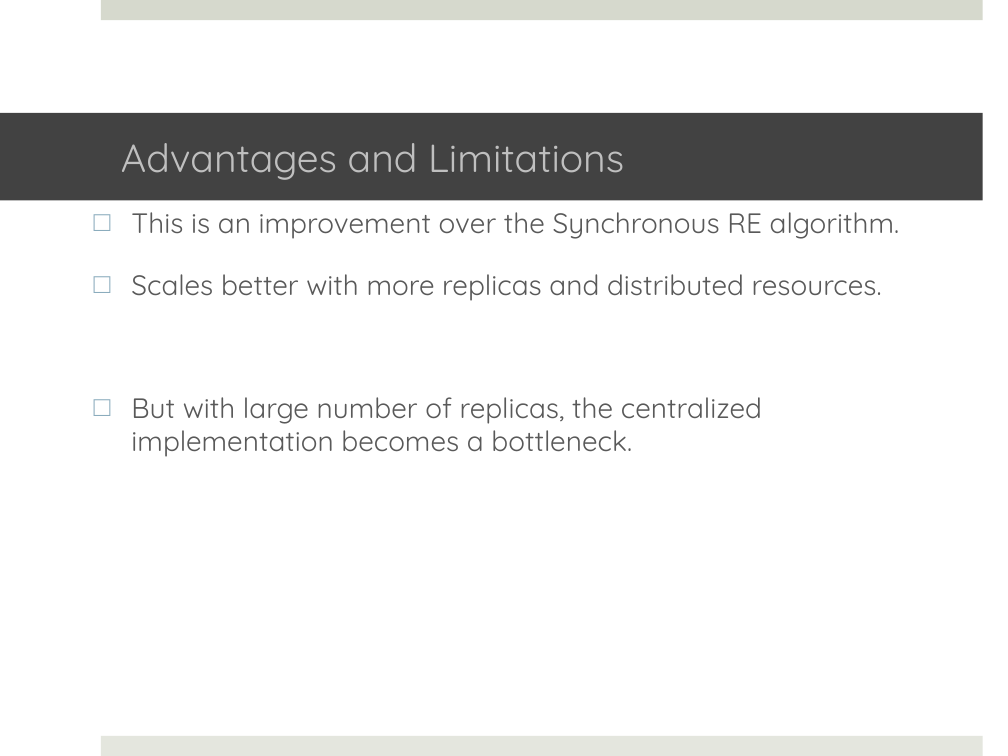
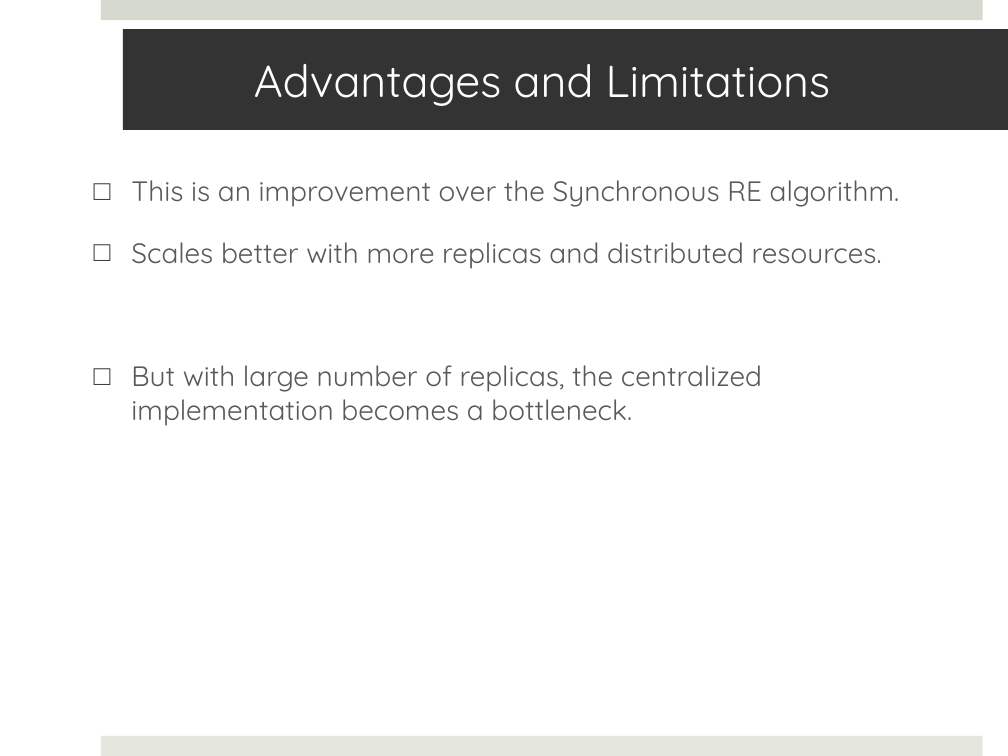
Before and after one commit to saga-project/saga-cpp-legacy-projects, a slide deck: slide 11 of papers/async-re/data/RE.pptx. Drawn at 1008x756 pixels with LibreOffice and Linux fonts; fonts in the diff are those of the drawing; background and template pictures are left out. Boxes give left, top, right and bottom in pixels: in the first picture for what was removed or moved away, otherwise in the second. Text is boxed around its words. In the diff, an @@ line names an element or a change of style, - is before the commit and + after.

```diff
--- a/papers/async-re/data/RE.pptx
+++ b/papers/async-re/data/RE.pptx
@@ title "Advantages and Limitations": place and size @@
-title "Advantages and Limitations" at box(0, 113, 983, 201)
+title "Advantages and Limitations" at box(123, 29, 1008, 130)
@@ title "Advantages and Limitations" at box(123, 29, 1008, 130): size 28 to 32 pt, text colour #BFBFBF to #FFFFFF; fill #424242 to #333333 @@
@@ text "This is an improvement over ...": place and size @@
-text "This is an improvement over ..." at box(131, 212, 899, 457)
+text "This is an improvement over ..." at box(131, 180, 899, 426)
@@ text "This is an improvement over ..." at box(131, 180, 899, 426): bullet colour #8BACBD to #404040 @@
```
Also in this commit, not shown: 21 other slides changed.
